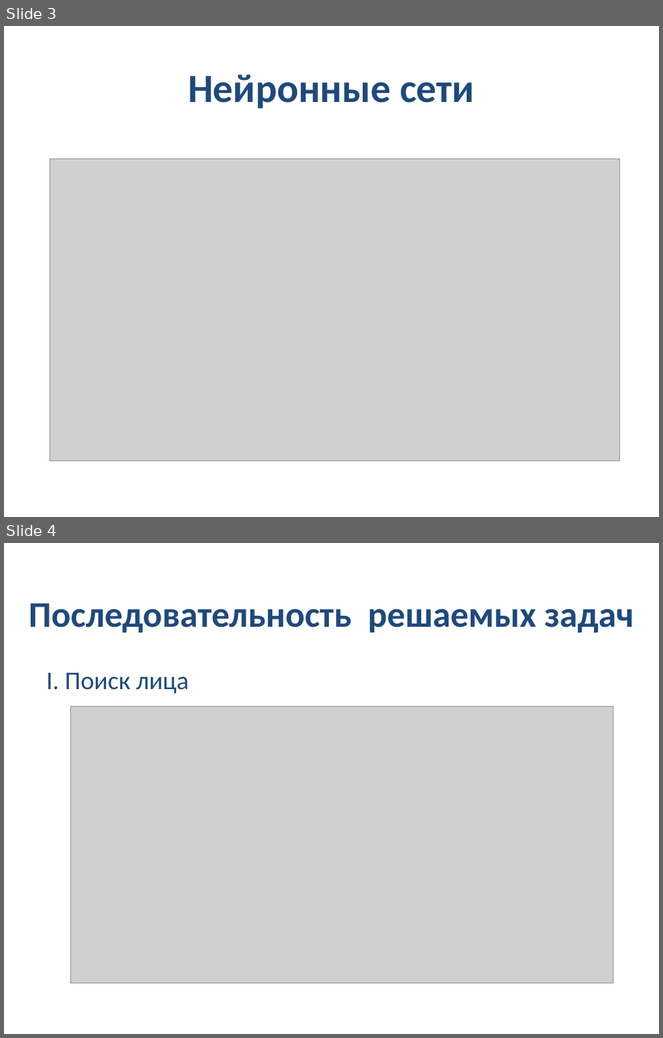
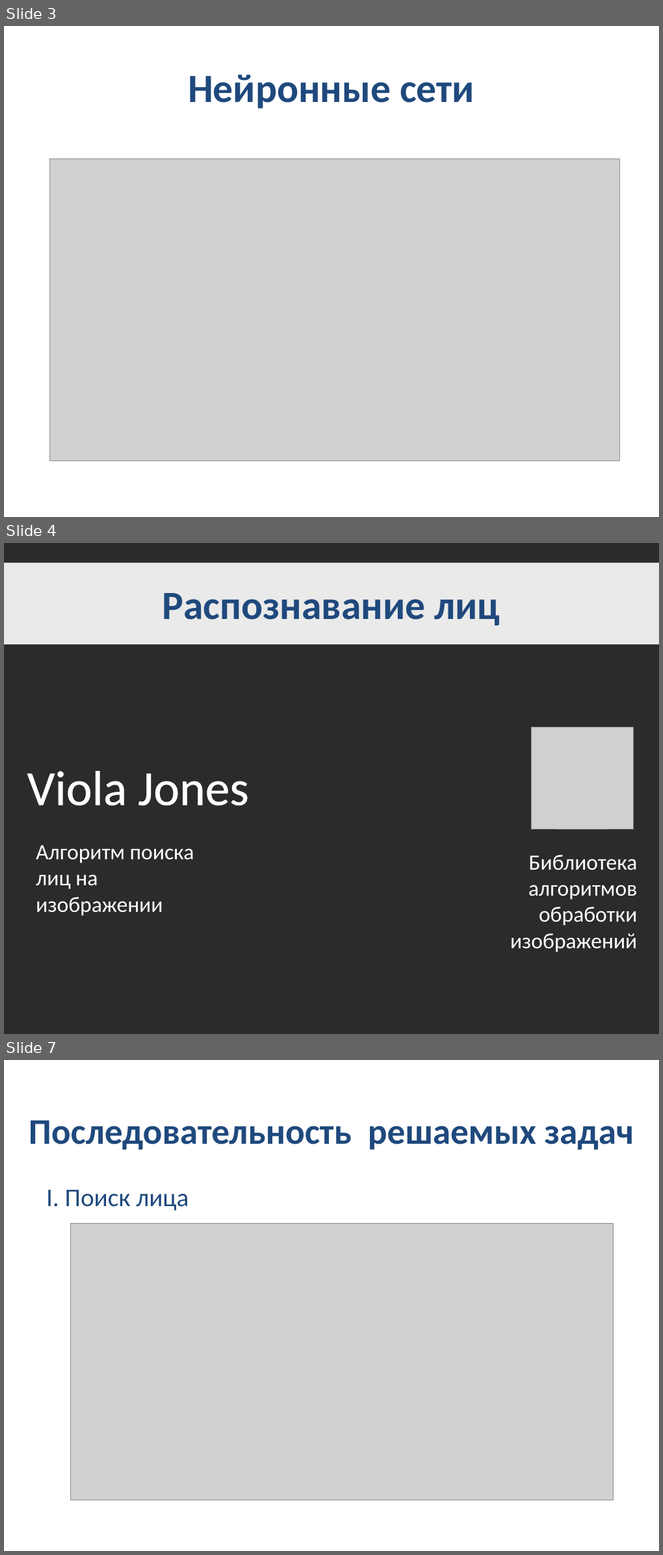
Before and after one commit to ohld/edipus, a slide deck: presentation_files/Презентация.pptx. Shown one above the other, each under a label of ours: slides 3 and 4 before the commit, slides 3, 4 and 7 after it; the slides between them are not shown. The pictures are 663x1038 and 663x1555 pixels, drawn with LibreOffice and Linux fonts; fonts in the diff are those of the drawing; grey boxes stand for pictures; background and template pictures are left out; a plain dark background stands for a picture behind light text. Boxes give left, top, right and bottom in pixels: in the first picture for what was removed or moved away, otherwise in the second. Text is boxed around its words. In the diff, an @@ line names an element or a change of style, - is before the commit and + after.

Commit message:
updated presentation
add information about finding faces on images

```diff
--- a/presentation_files/Презентация.pptx
+++ b/presentation_files/Презентация.pptx
@@ slide 4 added at bbox=[4, 543, 659, 1034], background picture (left out) @@
@@ title added at bbox=[4, 563, 659, 644], fill #FFFFFF at 90% opacity, 44 pt, text #1F497D, bold @@
+Распознавание лиц
@@ picture added at bbox=[531, 727, 634, 829] @@
@@ text added at bbox=[27, 771, 249, 806], 54 pt, text #FFFFFF @@
+Viola Jones
@@ text added at bbox=[36, 845, 194, 916], 24 pt, text #FFFFFF @@
+Алгоритм поиска лиц на изображении
@@ text added at bbox=[510, 855, 638, 953], 24 pt, text #FFFFFF @@
+Библиотека алгоритмов обработки изображений
@@ what was slide 4 is now slide 7 @@
```
Also in this commit, not shown: 2 slides changed, 3 other slides added, 1 slide removed.
